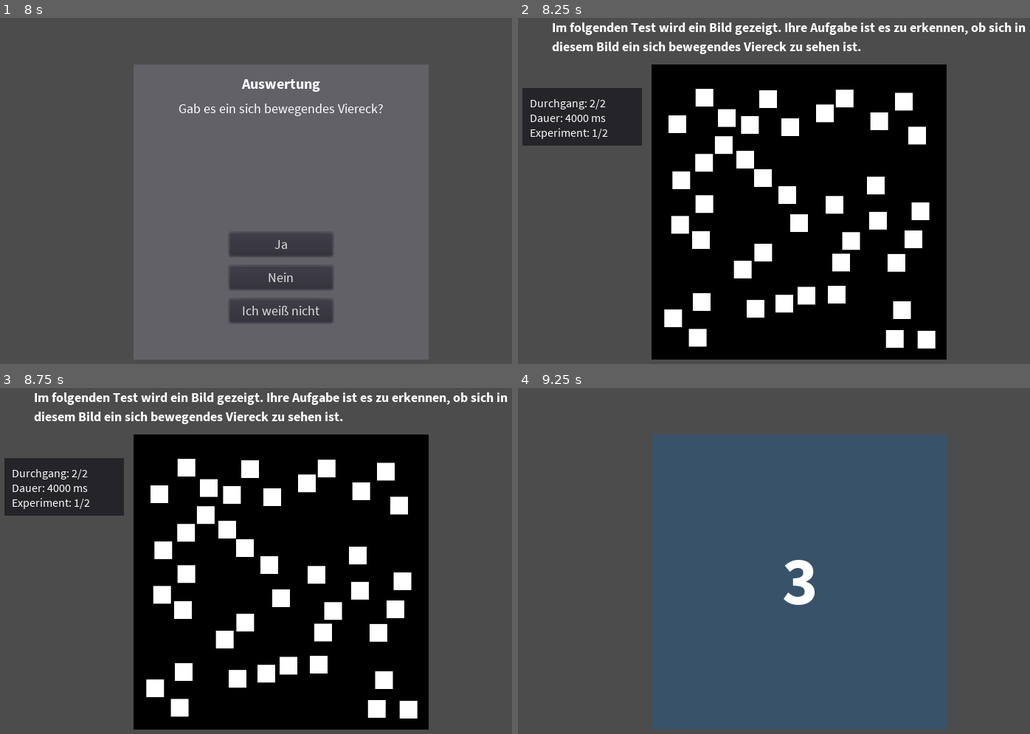
Above: before the commit, frames 1-4 (two rows, left to right).
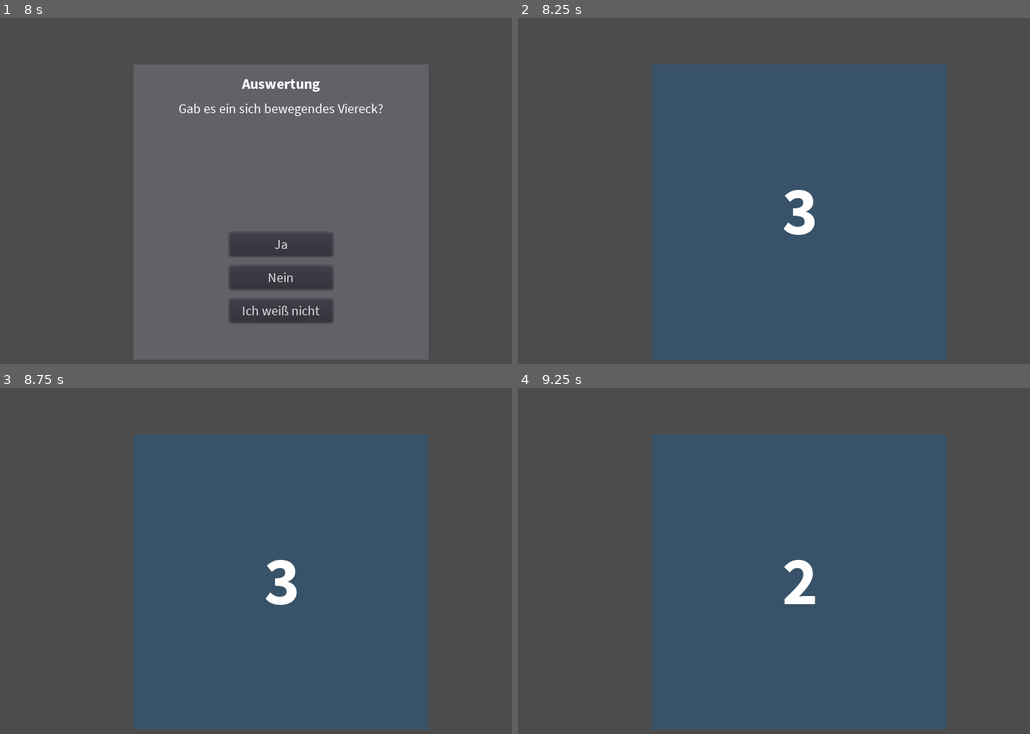
Above: after the commit, the same moments.

Repository: nevs-devs/preattentiv
Game: Godot game, scene res://Main.tscn
The game is run twice, just before and just after one commit, with the same random seed, the same clock (stepped at 60 frames per second) and the same inputs.
Inputs:
- Up to frame 1 (8 s): tap Enter (ui_accept) at 0.5, 0.6, 0.77, 1.07, 1.25, 1.35, 1.52, 1.82, 2, 2.1, 2.75, 2.85, 3.02, 3.32, 3.5, 3.6, 3.77, 4.07, 4.25, 4.35, 4.52, 4.82, 5.1, 5.85, 6.02, 6.32, 6.6, 6.77, 7.07, 7.35, 7.52, 7.82 s
- Up to frame 2 (8.25 s): click "Ja" at 8 s
- Up to frame 3 (8.75 s): no input
- Up to frame 4 (9.25 s): tap Enter (ui_accept) at 8.85 s

Frame 1 is identical in both runs. In frame 2, 55% of the frame differs, in the area x 0-100%, y 1-99%; in frame 3, 55%; in frame 4, 0.2%.

Commit message:
instant countdown

Diff:
--- a/Main.gd
+++ b/Main.gd
@@ -62,13 +62,21 @@
 func get_current_experiment() -> Experiment:
 	return EXPERIMENTS[experiment_index]
 
-func start_explanation():
+func setup_current_experiment():
 	var current_experiment = get_current_experiment()
+
 	$"Explanation/InfoPanel/DurationLabel".text = "Dauer: " + str(int(1000*DURATIONS[duration_index])) + " ms"
 	$"Explanation/InfoPanel/CycleLabel".text = "Durchgang: " + str(cycle_index + 1) + "/" + str(NUM_CYCLES)
 	$"Explanation/InfoPanel/ExperimentLabel".text = "Experiment: " + str(experiment_index + 1) + "/" + str(len(EXPERIMENTS))
+	$"Result/Description".text = current_experiment.result_description
+
+	# setup round
+	subject_included = bool(randi() % 2)
+
+func start_explanation():
+	var current_experiment = get_current_experiment()
+	setup_current_experiment()
 	$"Explanation/Label".text = current_experiment.description
-	$"Result/Description".text = current_experiment.result_description
 	$"Show".visible = true
 	$"Countdown".visible = false
 	$"Explanation".visible = true
@@ -77,8 +85,6 @@
 	$"Show".clear()
 	$"Show".show_objects(current_experiment.subject, current_experiment.distractors, current_experiment.count, true)
 
-	# setup round
-	subject_included = bool(randi() % 2)
 
 func start_countdown():
 	$"Countdown".visible = true
@@ -86,6 +92,7 @@
 	$"Show".visible = false
 	$"Result".visible = false
 	$"Show".clear()
+	setup_current_experiment()
 	var current_experiment = get_current_experiment()
 	$"Show".show_objects(current_experiment.subject, current_experiment.distractors, current_experiment.count, subject_included)
 	time_counter = COUNTDOWN_TIME
@@ -145,8 +152,7 @@
 func inc_experiment_index():
 	experiment_index += 1
 	if experiment_index >= len(EXPERIMENTS):
-		print('finished. Results:')
-		print(all_cycle_answers_right)
+		experiment_index = 0
 
 func next_round(answer):
 	var answer_right = false
@@ -155,9 +161,17 @@
 		print('answer: ', answer, '  subject included: ', subject_included)
 	cycle_answers_right.append(answer_right)
 
+	var tmp_experiment_index = experiment_index
 	inc_cycle_index()
-	if not experiment_index >= len(EXPERIMENTS):
-		start_explanation()
+
+	if tmp_experiment_index == experiment_index:
+		start_countdown()
+	else:
+		if experiment_index == 0:
+			print('show finish screen')
+			print(all_cycle_answers_right)
+		else:
+			start_explanation()
 
 func get_num_right_wrong_answers(answers):
 	var num_right_answers = 0
